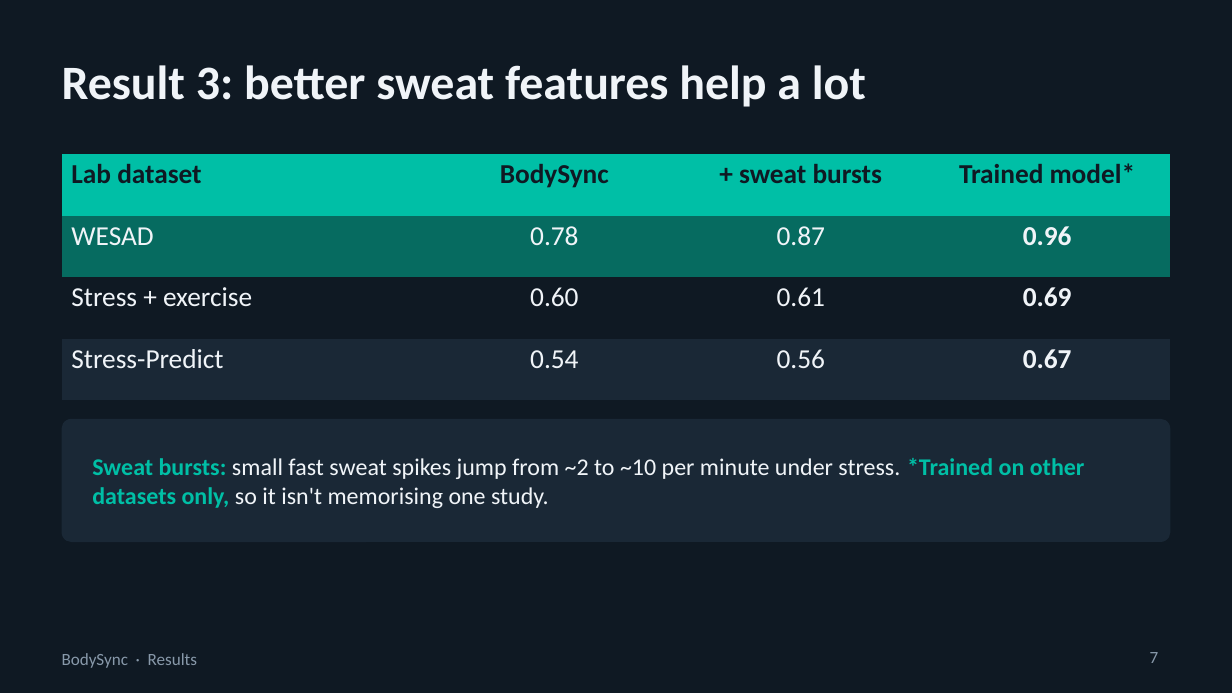
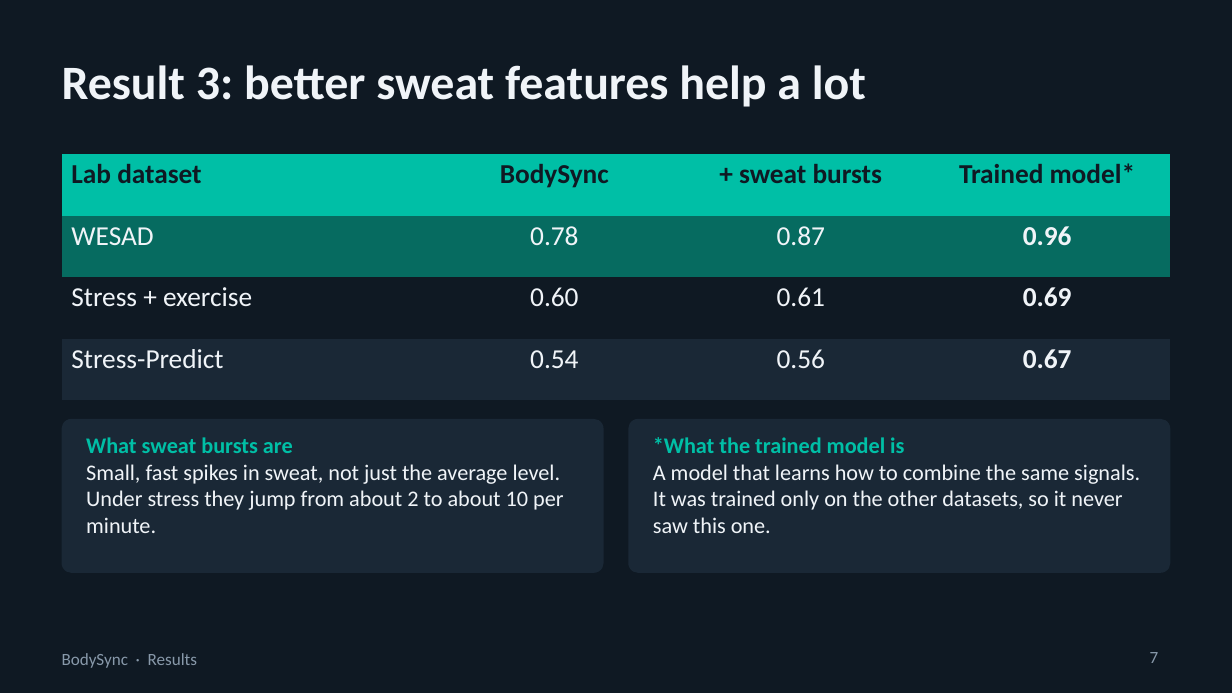
Before and after one commit to swaylakh/bodysync, a slide deck: slide 7 of docs/slides/BodySync_Update.pptx. Drawn at 1232x693 pixels with LibreOffice and Linux fonts; fonts in the diff are those of the drawing. Boxes give left, top, right and bottom in pixels: in the first picture for what was removed or moved away, otherwise in the second. Text is boxed around its words. In the diff, an @@ line names an element or a change of style, - is before the commit and + after.

```diff
--- a/docs/slides/BodySync_Update.pptx
+++ b/docs/slides/BodySync_Update.pptx
@@ rounded rectangle: place and size @@
-rounded rectangle at (62, 419, 1170, 542)
+rounded rectangle at (62, 419, 604, 573)
@@ rounded rectangle at (62, 419, 604, 573): proportions changed @@
@@ rounded rectangle added at (628, 419, 1170, 573), fill #1A2836 @@
@@ text at (86, 437, 563, 533): text changed; size 14 to 13 pt @@
-Sweat bursts: small fast sweat spikes jump from ~2 to ~10 per minute under stress. *Trained on other datasets only, so it isn't memorising one study.
+What sweat bursts are
+Small, fast spikes in sweat, not just the average level. Under stress they jump from about 2 to about 10 per minute.
@@ text "What sweat bursts are" at (86, 437, 563, 533): vertical alignment middle to top @@
@@ text added at (653, 437, 1140, 533), 13 pt, text #F0F4F8 @@
+*What the trained model is
+A model that learns how to combine the same signals. It was trained only on the other datasets, so it never saw this one.
```
Also in this commit, not shown: 4 other slides changed.
